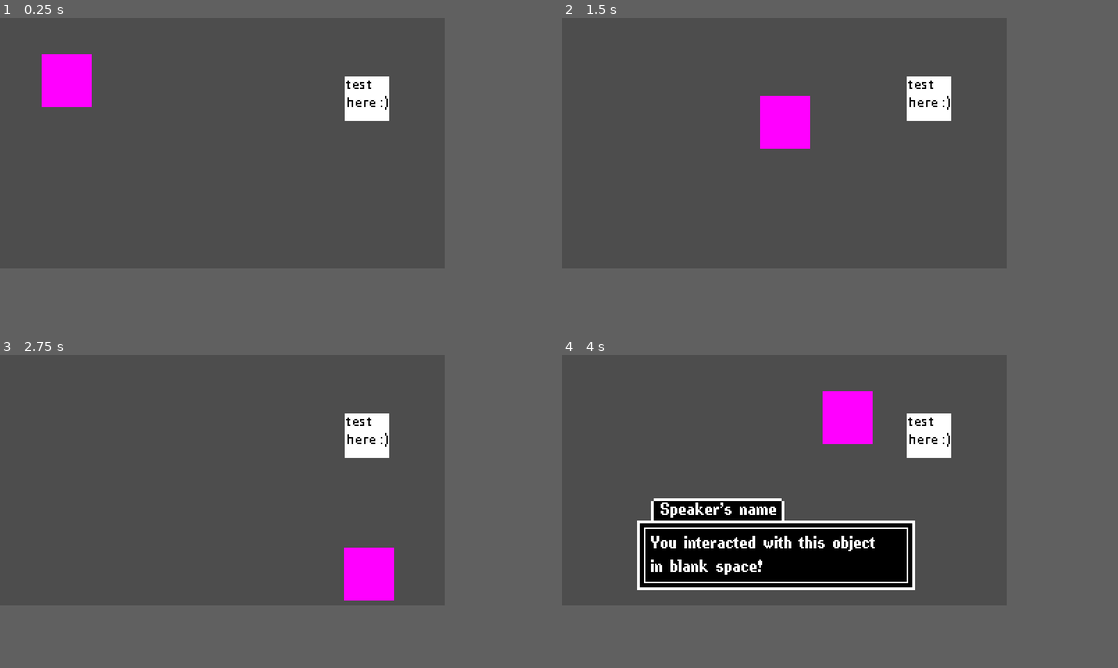
Above: before the commit, frames 1-4 (two rows, left to right).
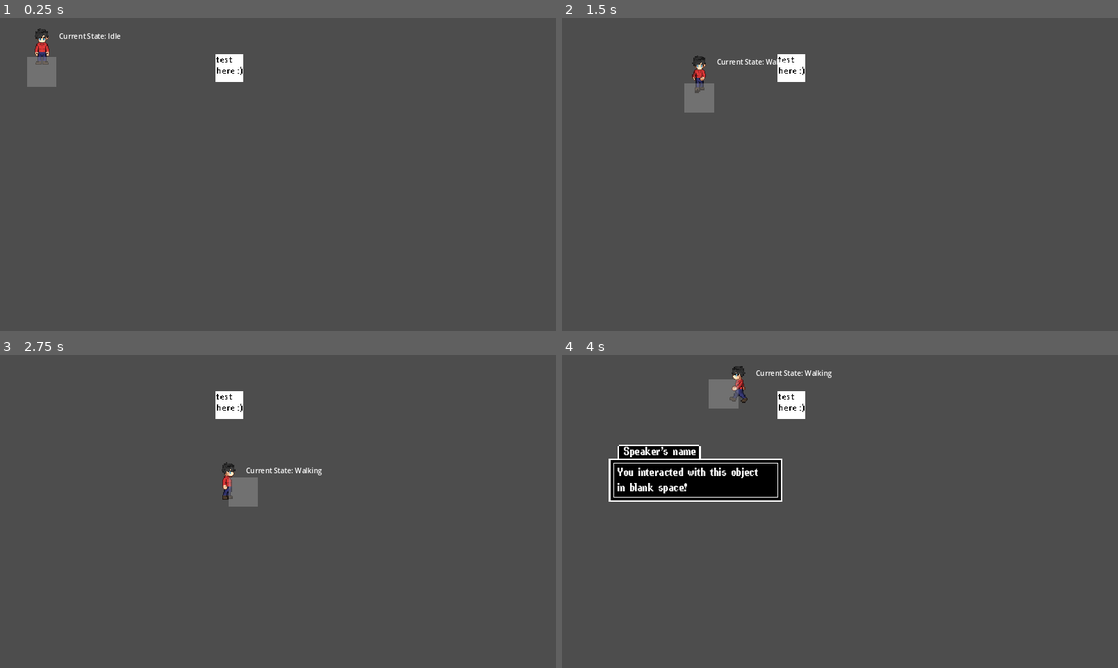
Above: after the commit, the same moments.

Repository: aeroldd/from-the-dead-game-jam
Game: Godot game, scene res://scenes/world.tscn
Same seed, same stepped clock (60 frames per second), same inputs: the game is played once before the commit and once after it.
Inputs:
- Up to frame 1 (0.25 s): no input
- Up to frame 2 (1.5 s): tap Enter at 0.5 s; hold D (right) 0.53-1.28 s; hold Space (interact) 0.53-1.28 s; hold S (down) from 1.28 s (still down); tap Space (interact) at 1.35 s
- Up to frame 3 (2.75 s): release S (down) at 2.03 s; hold D (right) from 2.03 s (still down); hold Space (interact) from 2.03 s (still down)
- Up to frame 4 (4 s): release D (right) at 2.78 s; release Space (interact) at 2.78 s; hold W (up) 2.78-3.53 s; tap Space (interact) at 2.85 s; hold A (left) from 3.53 s (still down); hold Space (interact) from 3.53 s (still down)
In our replay, the window is 640x360 before the commit and 800x450 after it. These sizes can differ from the game's own. Grey fills any space a smaller window leaves; there, only what the larger window draws over its background counts as a difference.

The runs differ from the first frame. In frame 1, 3.6% of the frame differs, in the area x 4-70%, y 3-33%; in frame 2, 3.8%; in frame 3, 3.9%; in frame 4, 21%, in the area x 8-70%, y 3-76%.

Commit message:
Player sprites and states added
added walking and idle sprites animations

added text for player state

added idle, wlaking and immovable state

Diff:
--- a/project.godot
+++ b/project.godot
@@ -21,8 +21,8 @@
 
 [display]
 
-window/size/viewport_width=320
-window/size/viewport_height=180
+window/size/viewport_width=640
+window/size/viewport_height=360
 window/size/window_width_override=1280
 window/size/window_height_override=720
 window/stretch/mode="canvas_items"
@@ -63,3 +63,7 @@
 
 2d_physics/layer_1="World"
 2d_physics/layer_2="Interaction"
+
+[rendering]
+
+textures/canvas_textures/default_texture_filter=0
--- a/scenes/player.gd
+++ b/scenes/player.gd
@@ -1,17 +1,148 @@
 extends CharacterBody2D
 
+# Define states as an enum for clarity
+enum State {IDLE, WALKING, IMMOVABLE}
 
+# Player properties
 @export var SPEED: float = 300.0
 
+# Node references
+@onready var animated_sprite = $AnimatedSprite2D
+@onready var interaction_area = $Area2D
+@onready var state_label = $StateLabel  # Reference the existing StateLabel node
 
-func _physics_process(delta: float) -> void:
+# State variables
+var current_state = State.IDLE
+var last_direction = Vector2.DOWN
 
-	# Get the input direction and handle the movement/deceleration.
-	# As good practice, you should replace UI actions with custom gameplay actions.
-	var direction := Vector2(Input.get_axis("left", "right"), Input.get_axis("up", "down"))
+func _ready():
+	# Initialize state
+	change_state(State.IDLE)
+
+func _physics_process(_delta: float) -> void:
+	# Execute current state logic
+	match current_state:
+		State.IDLE:
+			process_idle_state()
+		State.WALKING:
+			process_walking_state()
+		State.IMMOVABLE:
+			process_immovable_state()
+
+	# Common logic for all states
+	move_and_slide()
+	update_interaction_area()
+
+func change_state(new_state):
+	# Set new state
+	current_state = new_state
+
+	# Update state label
+	match new_state:
+		State.IDLE:
+			state_label.text = "Current State: Idle"
+			update_idle_animation()
+		State.WALKING:
+			state_label.text = "Current State: Walking"
+		State.IMMOVABLE:
+			state_label.text = "Current State: Immovable"
+			velocity = Vector2.ZERO
+
+# State-specific processing functions
+func process_idle_state():
+	var direction = get_input_direction()
+
 	if direction:
+		# If we have movement input, transition to walking
+		last_direction = direction.normalized()
+		change_state(State.WALKING)
+	else:
+		# No input, remain idle and stop movement
+		velocity.x = move_toward(velocity.x, 0, SPEED)
+		velocity.y = move_toward(velocity.y, 0, SPEED)
+
+func process_walking_state():
+	var direction = get_input_direction()
+
+	if direction:
+		# Continue walking
+		direction = direction.normalized()
+		last_direction = direction
 		velocity = direction * SPEED
+		update_walking_animation(direction)
 	else:
-		velocity = Vector2(move_toward(velocity.x, 0, SPEED),move_toward(velocity.y, 0, SPEED))
+		# No more input, return to idle
+		change_state(State.IDLE)
 
-	move_and_slide()
+func process_immovable_state():
+	# In immovable state, the player can't move
+	# All input is ignored
+	velocity = Vector2.ZERO
+
+	# Note: To exit this state, an external call to change_state() is needed
+
+# Helper functions
+func get_input_direction():
+	# Only process input if not in IMMOVABLE state
+	if current_state == State.IMMOVABLE:
+		return Vector2.ZERO
+
+	return Vector2(
+		Input.get_axis("left", "right"),
+		Input.get_axis("up", "down")
+	)
+
+func update_walking_animation(direction):
+	if abs(direction.x) > abs(direction.y):
+		# Horizontal movement
+		if direction.x > 0:
+			animated_sprite.play("walk_right")
+		else:
+			animated_sprite.play("walk_left")
+	else:
+		# Vertical movement
+		if direction.y > 0:
+			animated_sprite.play("walk_down")
+		else:
+			animated_sprite.play("walk_up")
+
+func update_idle_animation():
+	if abs(last_direction.x) > abs(last_direction.y):
+		if last_direction.x > 0:
+			animated_sprite.play("idle_right")
+		else:
+			animated_sprite.play("idle_left")
+	else:
+		if last_direction.y > 0:
+			animated_sprite.play("idle_down")
+		else:
+			animated_sprite.play("idle_up")
+
+func update_interaction_area() -> void:
+	# Reset Area2D position first
+	interaction_area.position = Vector2.ZERO
+
+	# Position the Area2D based on facing direction
+	if abs(last_direction.x) > abs(last_direction.y):
+		# Facing horizontally
+		if last_direction.x > 0:
+			# Right
+			interaction_area.rotation_degrees = 270
+		else:
+			# Left
+			interaction_area.rotation_degrees = 90
+	else:
+		# Facing vertically
+		if last_direction.y > 0:
+			# Down
+			interaction_area.rotation_degrees = 0
+		else:
+			# Up
+			interaction_area.rotation_degrees = 180
+
+# Public functions to control state externally
+func set_immovable(value: bool):
+	if value:
+		change_state(State.IMMOVABLE)
+	else:
+		change_state(State.IDLE)
--- a/scenes/player.tscn
+++ b/scenes/player.tscn
@@ -1,14 +1,183 @@
-[gd_scene load_steps=5 format=3 uid="uid://cysf0lorudaq4"]
+[gd_scene load_steps=23 format=3 uid="uid://cysf0lorudaq4"]
 
 [ext_resource type="Script" path="res://scenes/player.gd" id="1_yculx"]
+[ext_resource type="Texture2D" uid="uid://xqhvqu52dfqt" path="res://textures/sprites/Male-Recovered.png" id="2_5gxt0"]
 
 [sub_resource type="CircleShape2D" id="CircleShape2D_0dssr"]
-radius = 25.02
+radius = 17.0294
+
+[sub_resource type="AtlasTexture" id="AtlasTexture_ph768"]
+atlas = ExtResource("2_5gxt0")
+region = Rect2(448, 0, 64, 64)
+
+[sub_resource type="AtlasTexture" id="AtlasTexture_n61py"]
+atlas = ExtResource("2_5gxt0")
+region = Rect2(640, 0, 64, 64)
+
+[sub_resource type="AtlasTexture" id="AtlasTexture_m1gwf"]
+atlas = ExtResource("2_5gxt0")
+region = Rect2(256, 0, 64, 64)
+
+[sub_resource type="AtlasTexture" id="AtlasTexture_0x5cg"]
+atlas = ExtResource("2_5gxt0")
+region = Rect2(64, 0, 64, 64)
+
+[sub_resource type="AtlasTexture" id="AtlasTexture_v20xd"]
+atlas = ExtResource("2_5gxt0")
+region = Rect2(384, 0, 64, 64)
+
+[sub_resource type="AtlasTexture" id="AtlasTexture_ima68"]
+atlas = ExtResource("2_5gxt0")
+region = Rect2(448, 0, 64, 64)
+
+[sub_resource type="AtlasTexture" id="AtlasTexture_wc2vf"]
+atlas = ExtResource("2_5gxt0")
+region = Rect2(512, 0, 64, 64)
+
+[sub_resource type="AtlasTexture" id="AtlasTexture_2kyqa"]
+atlas = ExtResource("2_5gxt0")
+region = Rect2(576, 0, 64, 64)
+
+[sub_resource type="AtlasTexture" id="AtlasTexture_vt42v"]
+atlas = ExtResource("2_5gxt0")
+region = Rect2(640, 0, 64, 64)
+
+[sub_resource type="AtlasTexture" id="AtlasTexture_xs2gm"]
+atlas = ExtResource("2_5gxt0")
+region = Rect2(704, 0, 64, 64)
+
+[sub_resource type="AtlasTexture" id="AtlasTexture_4w2mb"]
+atlas = ExtResource("2_5gxt0")
+region = Rect2(320, 0, 64, 64)
+
+[sub_resource type="AtlasTexture" id="AtlasTexture_b0058"]
+atlas = ExtResource("2_5gxt0")
+region = Rect2(256, 0, 64, 64)
+
+[sub_resource type="AtlasTexture" id="AtlasTexture_36tid"]
+atlas = ExtResource("2_5gxt0")
+region = Rect2(192, 0, 64, 64)
+
+[sub_resource type="AtlasTexture" id="AtlasTexture_lfk5v"]
+atlas = ExtResource("2_5gxt0")
+region = Rect2(0, 0, 64, 64)
+
+[sub_resource type="AtlasTexture" id="AtlasTexture_nd2u1"]
+atlas = ExtResource("2_5gxt0")
+region = Rect2(64, 0, 64, 64)
+
+[sub_resource type="AtlasTexture" id="AtlasTexture_0gskb"]
+atlas = ExtResource("2_5gxt0")
+region = Rect2(128, 0, 64, 64)
+
+[sub_resource type="SpriteFrames" id="SpriteFrames_8eu04"]
+animations = [{
+"frames": [{
+"duration": 1.0,
+"texture": SubResource("AtlasTexture_ph768")
+}],
+"loop": true,
+"name": &"idle_down",
+"speed": 5.0
+}, {
+"frames": [{
+"duration": 1.0,
+"texture": SubResource("AtlasTexture_n61py")
+}],
+"loop": true,
+"name": &"idle_left",
+"speed": 5.0
+}, {
+"frames": [{
+"duration": 1.0,
+"texture": SubResource("AtlasTexture_m1gwf")
+}],
+"loop": true,
+"name": &"idle_right",
+"speed": 5.0
+}, {
+"frames": [{
+"duration": 1.0,
+"texture": SubResource("AtlasTexture_0x5cg")
+}],
+"loop": true,
+"name": &"idle_up",
+"speed": 5.0
+}, {
+"frames": [{
+"duration": 1.0,
+"texture": SubResource("AtlasTexture_v20xd")
+}, {
+"duration": 1.0,
+"texture": SubResource("AtlasTexture_ima68")
+}, {
+"duration": 1.0,
+"texture": SubResource("AtlasTexture_wc2vf")
+}, {
+"duration": 1.0,
+"texture": SubResource("AtlasTexture_ima68")
+}],
+"loop": true,
+"name": &"walk_down",
+"speed": 5.0
+}, {
+"frames": [{
+"duration": 1.0,
+"texture": SubResource("AtlasTexture_2kyqa")
+}, {
+"duration": 1.0,
+"texture": SubResource("AtlasTexture_vt42v")
+}, {
+"duration": 1.0,
+"texture": SubResource("AtlasTexture_xs2gm")
+}, {
+"duration": 1.0,
+"texture": SubResource("AtlasTexture_vt42v")
+}],
+"loop": true,
+"name": &"walk_left",
+"speed": 5.0
+}, {
+"frames": [{
+"duration": 1.0,
+"texture": SubResource("AtlasTexture_4w2mb")
+}, {
+"duration": 1.0,
+"texture": SubResource("AtlasTexture_b0058")
+}, {
+"duration": 1.0,
+"texture": SubResource("AtlasTexture_36tid")
+}, {
+"duration": 1.0,
+"texture": SubResource("AtlasTexture_b0058")
+}],
+"loop": true,
+"name": &"walk_right",
+"speed": 5.0
+}, {
+"frames": [{
+"duration": 1.0,
+"texture": SubResource("AtlasTexture_lfk5v")
+}, {
+"duration": 1.0,
+"texture": SubResource("AtlasTexture_nd2u1")
+}, {
+"duration": 1.0,
+"texture": SubResource("AtlasTexture_0gskb")
+}, {
+"duration": 1.0,
+"texture": SubResource("AtlasTexture_nd2u1")
+}],
+"loop": true,
+"name": &"walk_up",
+"speed": 5.0
+}]
 
 [sub_resource type="RectangleShape2D" id="RectangleShape2D_b1ct4"]
-size = Vector2(92, 88)
-
-[sub_resource type="PlaceholderTexture2D" id="PlaceholderTexture2D_k8hjt"]
+size = Vector2(34, 34)
+
+[sub_resource type="LabelSettings" id="LabelSettings_82xri"]
+font_size = 8
 
 [node name="Player" type="CharacterBody2D"]
 motion_mode = 1
@@ -18,13 +187,28 @@
 [node name="CollisionShape2D" type="CollisionShape2D" parent="."]
 shape = SubResource("CircleShape2D_0dssr")
 
+[node name="AnimatedSprite2D" type="AnimatedSprite2D" parent="."]
+position = Vector2(0, -20)
+sprite_frames = SubResource("SpriteFrames_8eu04")
+animation = &"idle_down"
+
 [node name="Area2D" type="Area2D" parent="."]
 collision_layer = 2
 collision_mask = 2
 
 [node name="CollisionShape2D" type="CollisionShape2D" parent="Area2D"]
+position = Vector2(0, 17)
 shape = SubResource("RectangleShape2D_b1ct4")
 
-[node name="Sprite2D" type="Sprite2D" parent="."]
-scale = Vector2(36, 38)
-texture = SubResource("PlaceholderTexture2D_k8hjt")
+[node name="ColorRect" type="ColorRect" parent="Area2D"]
+offset_left = -17.0
+offset_right = 17.0
+offset_bottom = 34.0
+color = Color(0.712129, 0.712129, 0.712129, 0.345098)
+
+[node name="StateLabel" type="Label" parent="."]
+offset_left = 20.0
+offset_top = -30.0
+offset_right = 60.0
+offset_bottom = -7.0
+label_settings = SubResource("LabelSettings_82xri")
Not shown, added: textures/dialogue testing wow.png.import
Not shown, added: textures/rough house layout.png.import
Binary file added: textures/sprites/Male-Recovered.png
Not shown, added: textures/sprites/Male-Recovered.png.import
